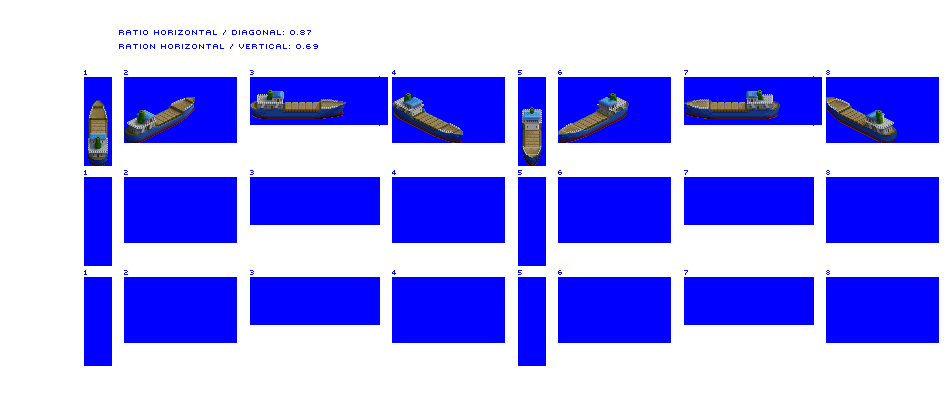
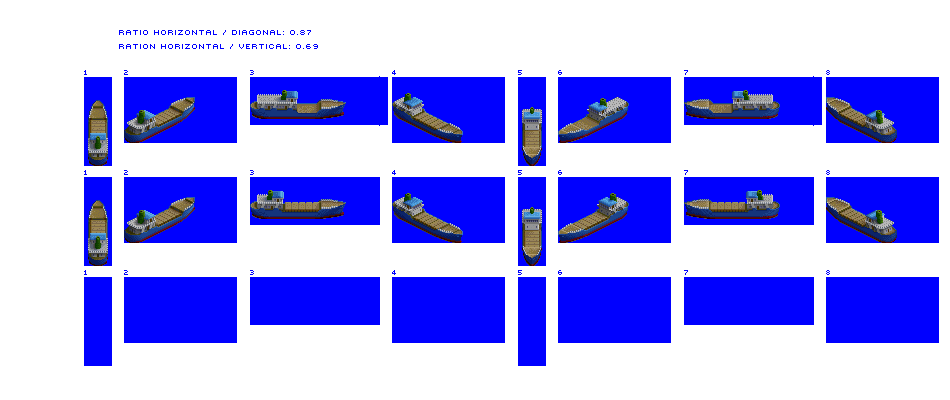
Revision of a layered 950px x 400px image; what changed, layer by layer:
added layer "Coaster copy" above "Island Trader" over [88, 190, 897, 266]
renamed "Coaster" to "Island Trader", painted on it over [259, 90, 771, 131]
